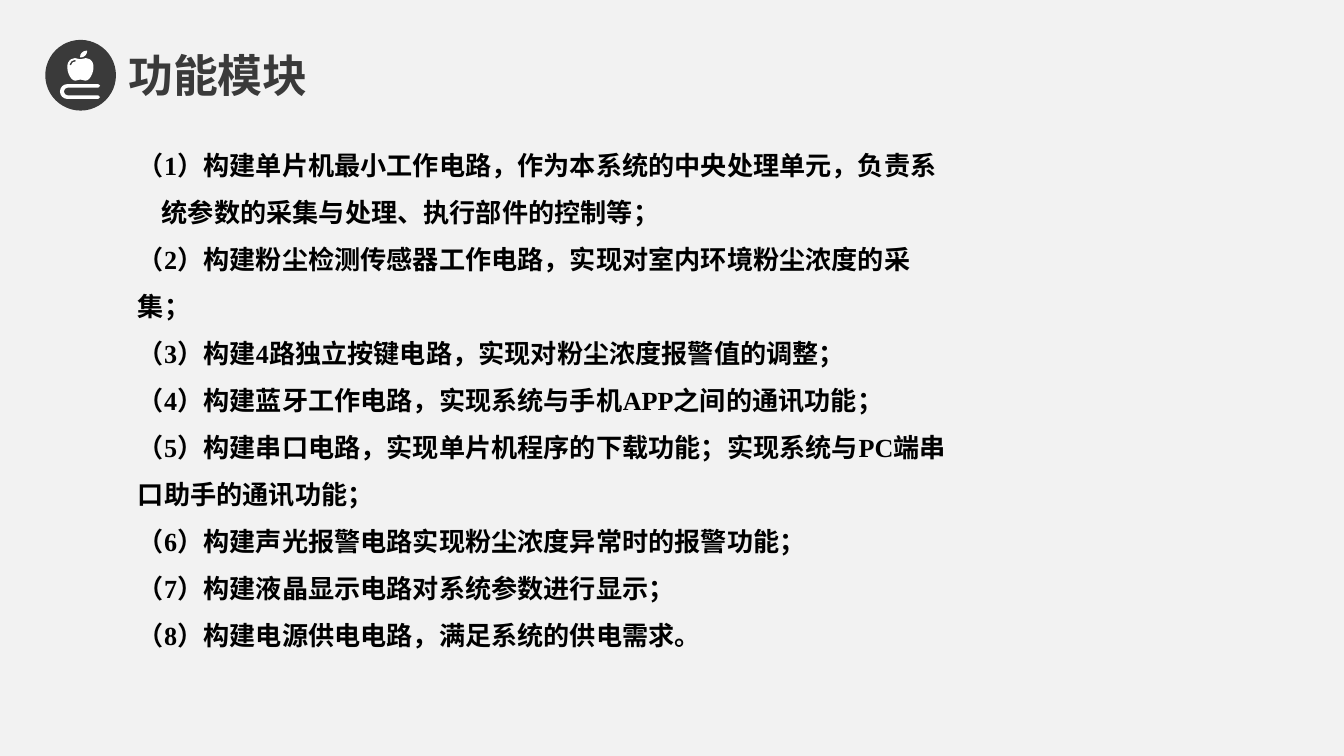
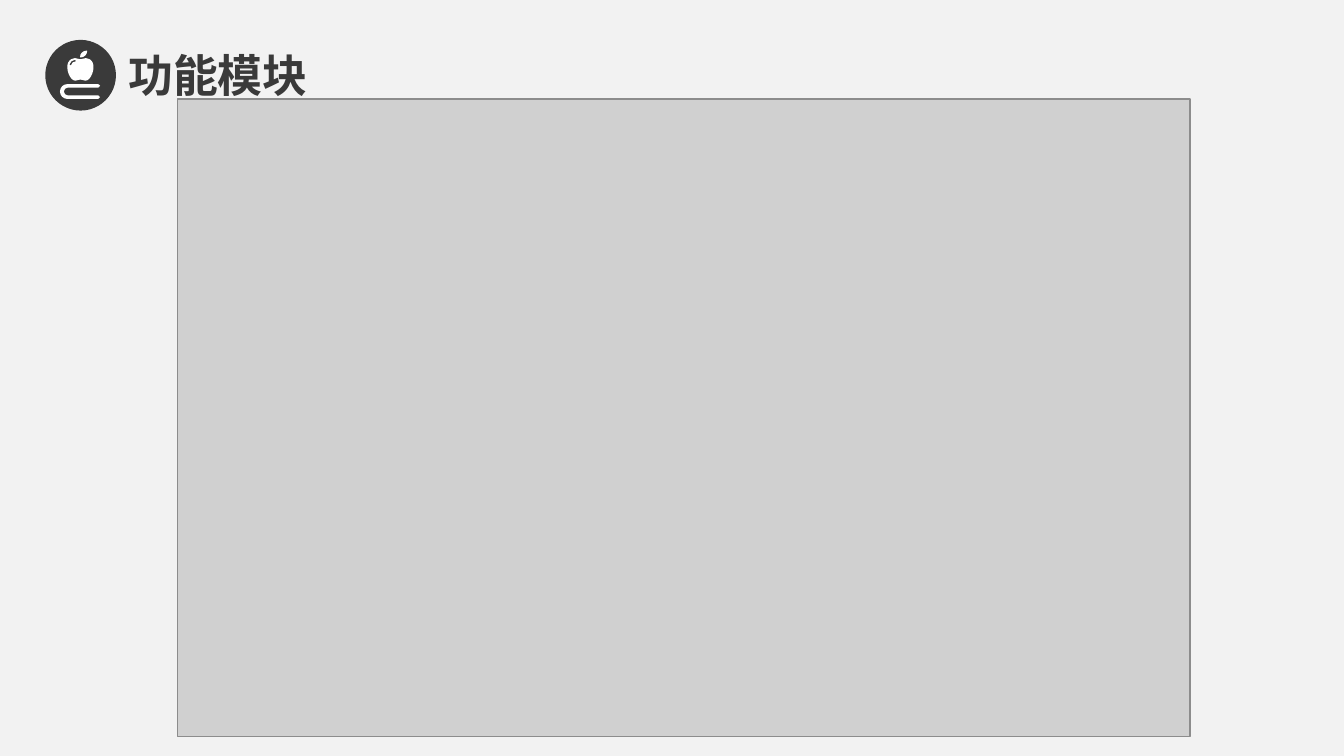
Before and after one commit to zhoutongxu/20151104764_zhoutongxu, a slide deck: slide 6 of 基于蓝牙的室内环境PM2.5检测系统/答辩PPT/20151104764-周桐旭-基于蓝牙的室内环境PM2.5检测系统-开题PPT.ppt. Drawn at 1344x756 pixels with LibreOffice and Linux fonts; fonts in the diff are those of the drawing; grey boxes stand for pictures; background and template pictures are left out. Boxes give left, top, right and bottom in pixels: in the first picture for what was removed or moved away, otherwise in the second. Text is boxed around its words. In the diff, an @@ line names an element or a change of style, - is before the commit and + after.

```diff
--- a/基于蓝牙的室内环境PM2.5检测系统/答辩PPT/20151104764-周桐旭-基于蓝牙的室内环境PM2.5检测系统-开题PPT.ppt
+++ b/基于蓝牙的室内环境PM2.5检测系统/答辩PPT/20151104764-周桐旭-基于蓝牙的室内环境PM2.5检测系统-开题PPT.ppt
@@ picture added at box(177, 99, 1191, 738) @@
@@ text removed at box(138, 152, 946, 649) @@
-（1）构建单片机最小工作电路，作为本系统的中央处理单元，负责系 统参数的采集与处理、执行部件的控制等；
-（2）构建粉尘检测传感器工作电路，实现对室内环境粉尘浓度的采集；
-（3）构建4路独立按键电路，实现对粉尘浓度报警值的调整；
-（4）构建蓝牙工作电路，实现系统与手机APP之间的通讯功能；
-（5）构建串口电路，实现单片机程序的下载功能；实现系统与PC端串口助手的通讯功能；
-（6）构建声光报警电路实现粉尘浓度异常时的报警功能；
-（7）构建液晶显示电路对系统参数进行显示；
-（8）构建电源供电电路，满足系统的供电需求。
```
Also in this commit, not shown: 6 other slides changed.
